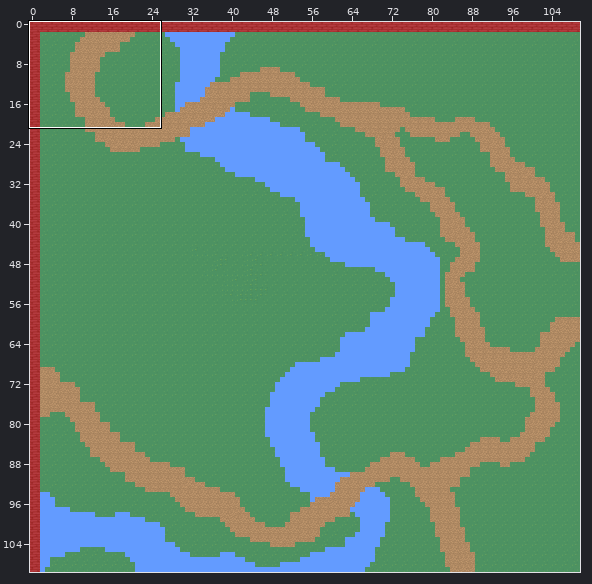
One commit to this Tiled map: map.tmx. The picture above shows the old version from afar; the outline marks the close-up.
Close-up. Before the commit:
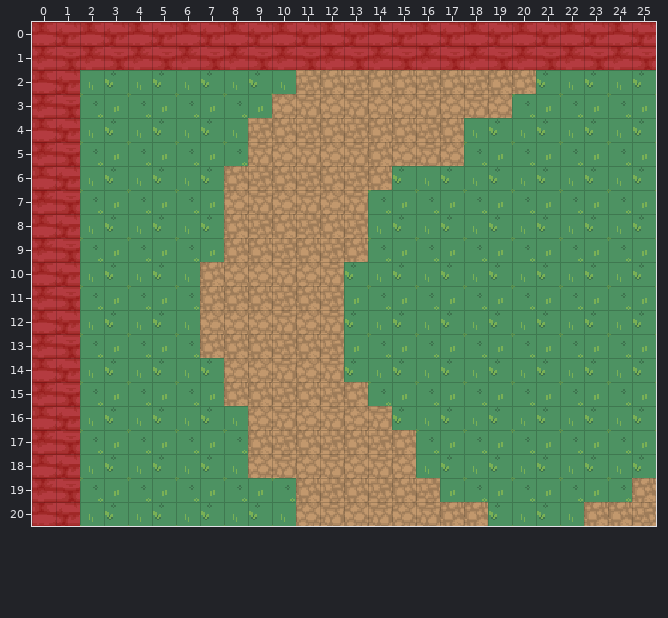
Cells are 16x16 px. Shown: x 0..25, y 0..20. The commit also changed other parts of the map, which this record leaves out.
The result:
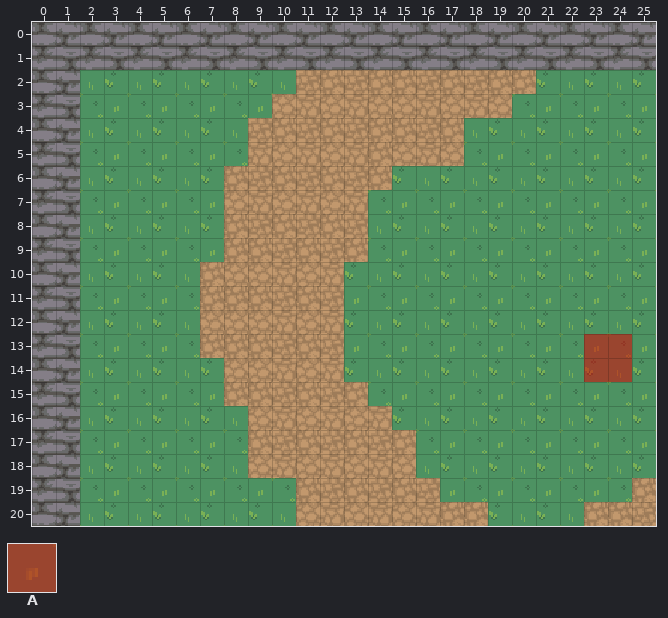
Key: from "collision": A 457.
_ is an empty cell, . an unchanged one.
See-through tiles are keyed as they look on the map.
From old to new:
--- layer "collisions"
@@ x 0..25 @@
- 0 AAAAAAAAAAAAAAAAAAAAAAAAAA
- 1 AAAAAAAAAAAAAAAAAAAAAAAAAA
- 2 AA........................
- 3 AA........................
- 4 AA........................
- 5 AA........................
- 6 AA........................
- 7 AA........................
- 8 AA........................
- 9 AA........................
-10 AA........................
-11 AA........................
-12 AA........................
-13 AA.....................__.
-14 AA.....................__.
-15 AA........................
-16 AA........................
-17 AA........................
-18 AA........................
-19 AA........................
-20 AA........................
+ 0 __________________________
+ 1 __________________________
+ 2 __........................
+ 3 __........................
+ 4 __........................
+ 5 __........................
+ 6 __........................
+ 7 __........................
+ 8 __........................
+ 9 __........................
+10 __........................
+11 __........................
+12 __........................
+13 __.....................AA.
+14 __.....................AA.
+15 __........................
+16 __........................
+17 __........................
+18 __........................
+19 __........................
+20 __........................
Where, in picture pixels (left, top, right, bottom), the same in both close-ups:
changed: (32, 22, 656, 526)
